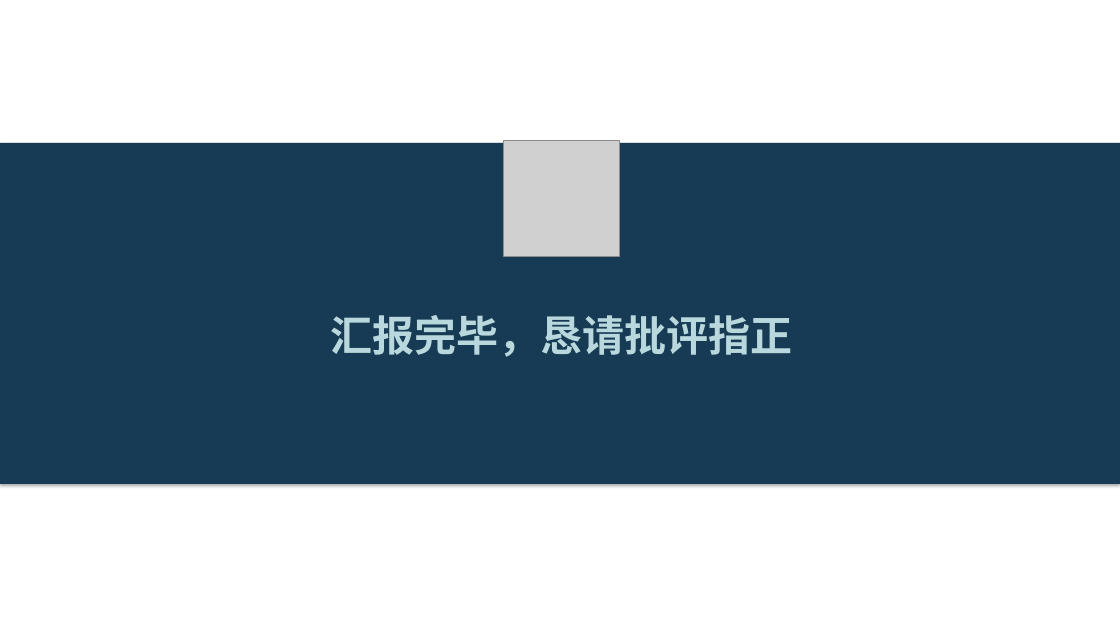
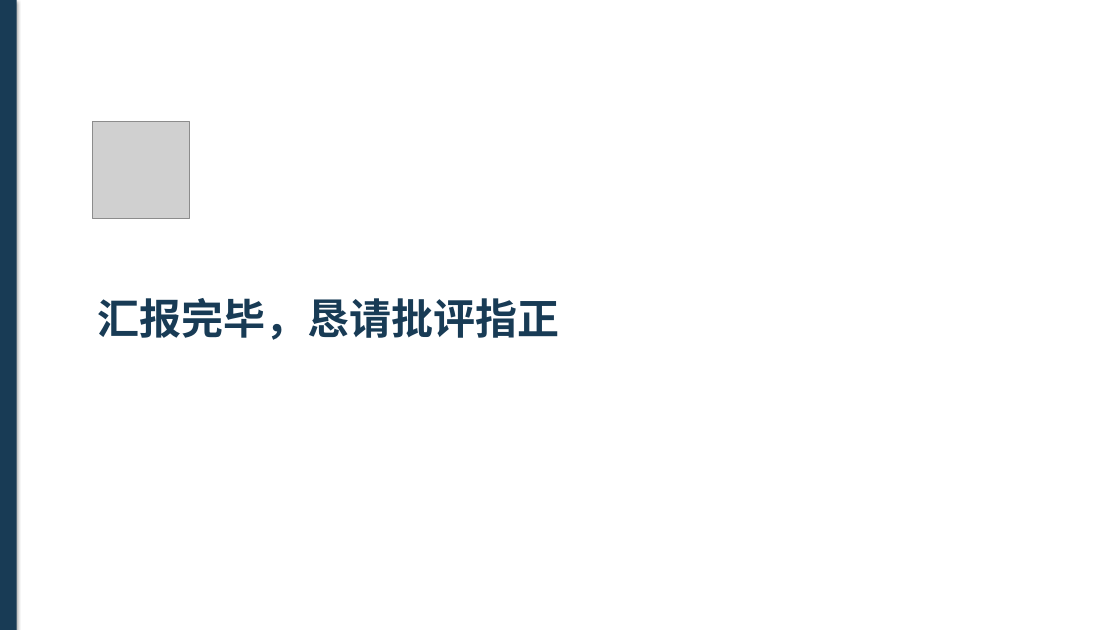
Before and after one commit to wangyi-ui/BONE, a slide deck: slide 19 of presentations/proposal_academic_redesign.pptx. Drawn at 1120x630 pixels with LibreOffice and Linux fonts; fonts in the diff are those of the drawing; grey boxes stand for pictures. Boxes give left, top, right and bottom in pixels: in the first picture for what was removed or moved away, otherwise in the second. Text is boxed around its words. In the diff, an @@ line names an element or a change of style, - is before the commit and + after.

Commit message:
Rework proposal deck layout and add PDF preview

```diff
--- a/presentations/proposal_academic_redesign.pptx
+++ b/presentations/proposal_academic_redesign.pptx
@@ rectangle: place and size @@
-rectangle at bbox=[0, 143, 1120, 484]
+rectangle at bbox=[0, 0, 17, 630]
@@ picture: place and size @@
-picture at bbox=[504, 140, 620, 256]
+picture at bbox=[92, 122, 189, 218]
@@ text "汇报完毕，恳请批评指正": place and size @@
-text "汇报完毕，恳请批评指正" at bbox=[331, 315, 793, 357]
+text "汇报完毕，恳请批评指正" at bbox=[97, 298, 559, 340]
@@ text "汇报完毕，恳请批评指正" at bbox=[97, 298, 559, 340]: text colour #B9D8DD to #183B55; alignment centre to left @@
```
Also in this commit, not shown: 18 other slides changed, 1 other file.
